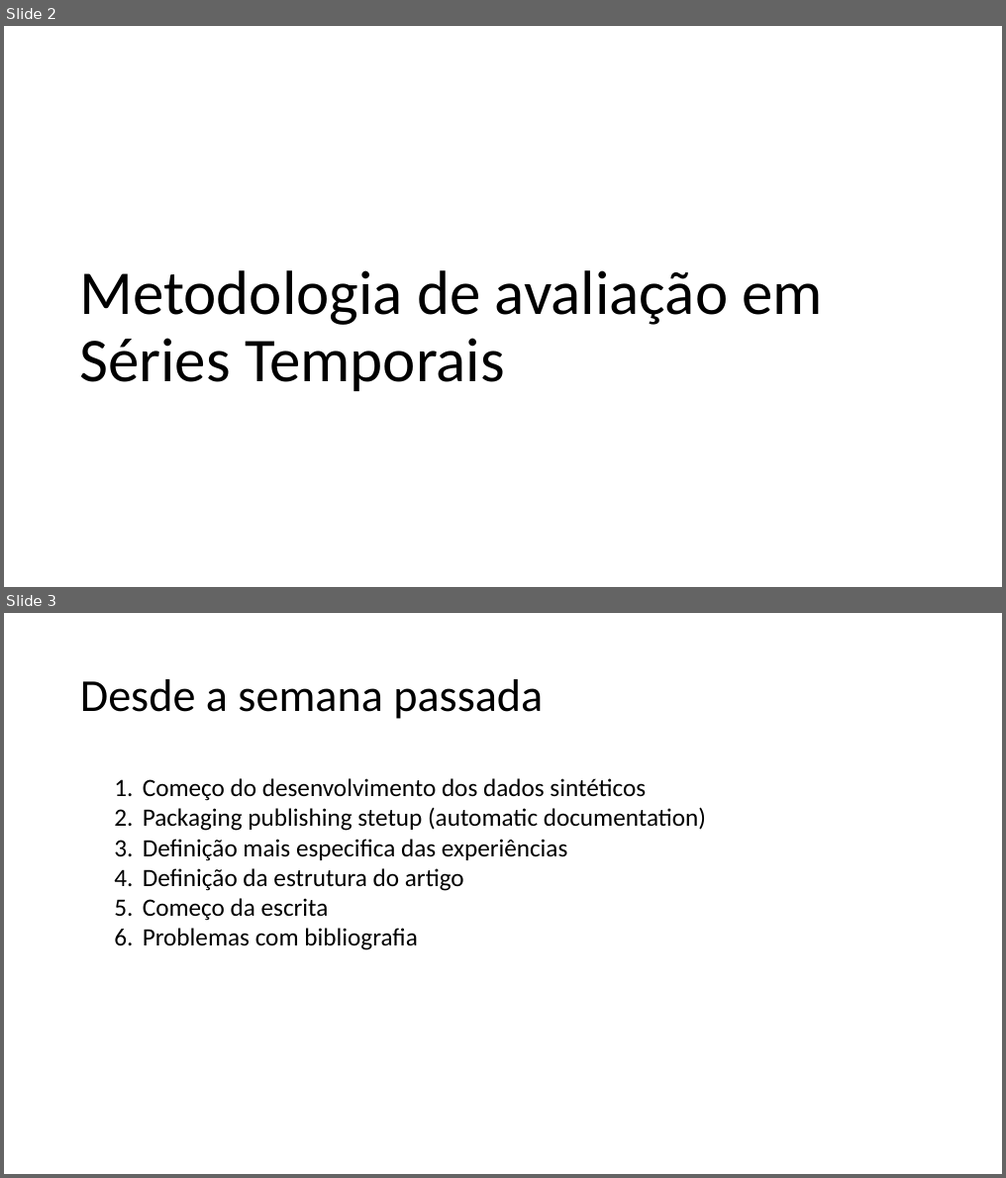
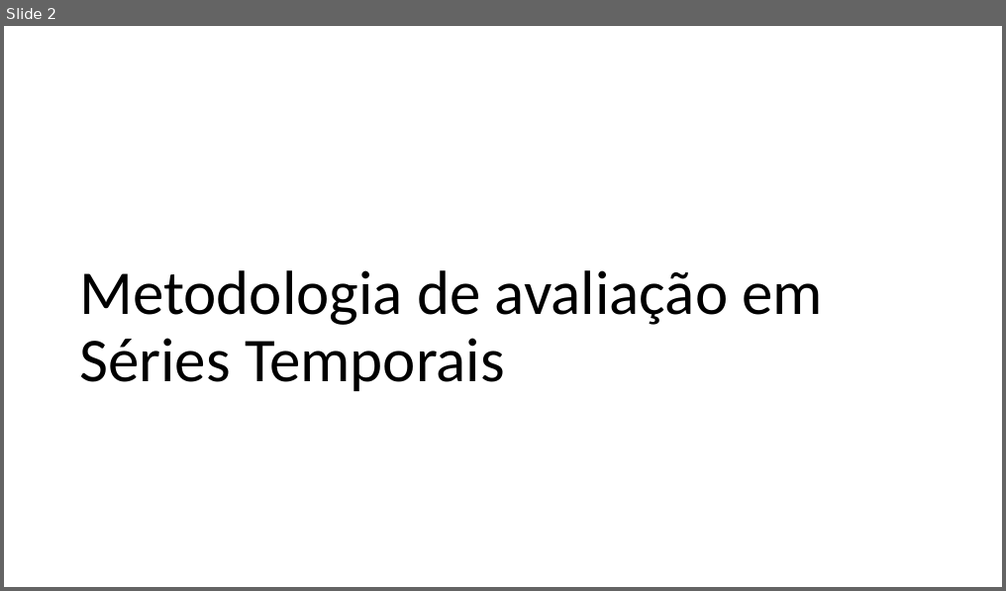
Before and after one commit to MiguelLoureiro98/timecave, a slide deck: papers/.ppt/TimeSeriesCV_15032024.pptx. Shown one above the other, each under a label of ours: slides 2 and 3 before the commit, slide 2 after it. The pictures are 1006x1178 and 1006x591 pixels, drawn with LibreOffice and Linux fonts; fonts in the diff are those of the drawing. Boxes give left, top, right and bottom in pixels: in the first picture for what was removed or moved away, otherwise in the second. Text is boxed around its words. In the diff, an @@ line names an element or a change of style, - is before the commit and + after.

```diff
--- a/papers/.ppt/TimeSeriesCV_15032024.pptx
+++ b/papers/.ppt/TimeSeriesCV_15032024.pptx
@@ slide 3 removed at <box>4,613,1002,1174</box>, background #FFFFFF @@
@@ title removed at <box>80,679,543,719</box> @@
-Desde a semana passada
@@ text removed at <box>143,778,706,951</box> @@
-1. Começo do desenvolvimento dos dados sintéticos
-2. Packaging publishing stetup (automatic documentation)
-3. Definição mais especifica das experiências
-4. Definição da estrutura do artigo
-5. Começo da escrita
-6. Problemas com bibliografia
```
Also in this commit, not shown: 2 slides changed, 22 slides added, 4 other slides removed, 9 other files.
